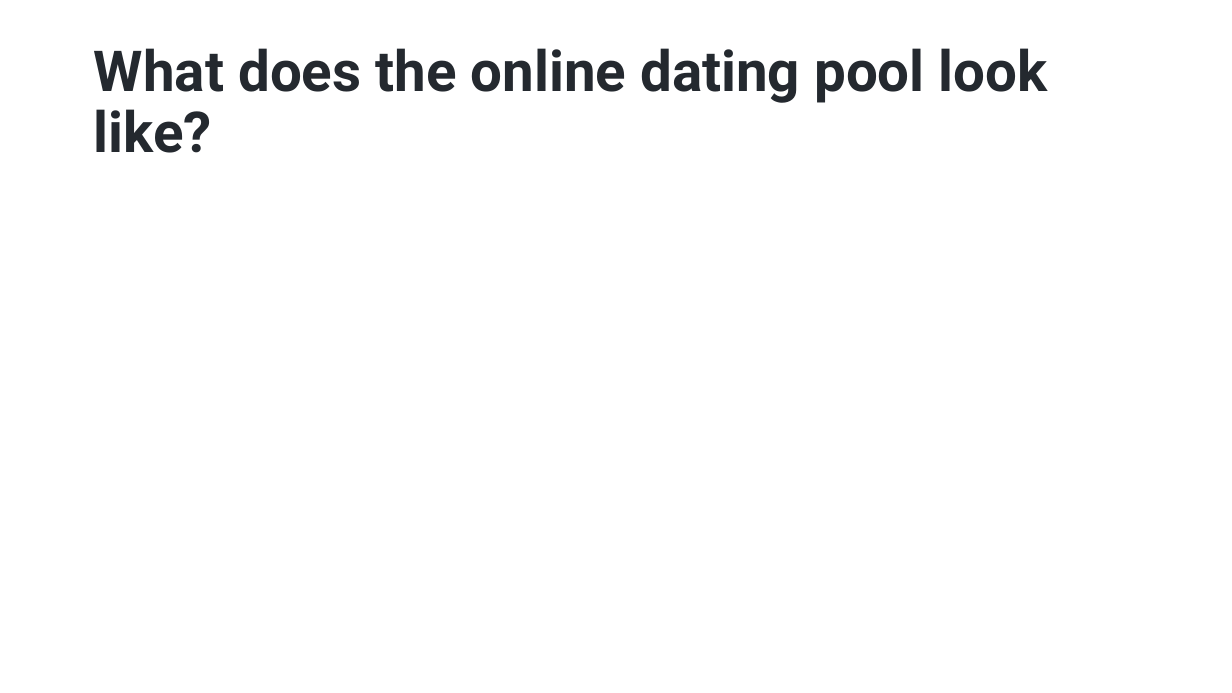
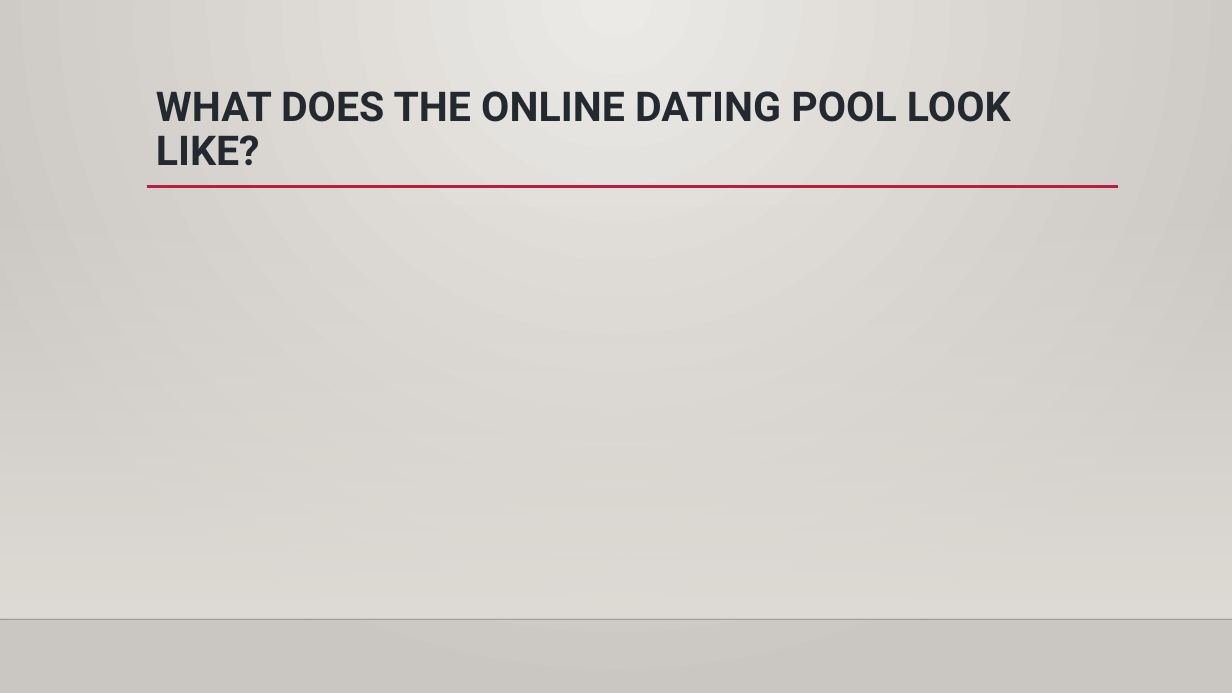
Before and after one commit to CervaRamiGomez/Exploratory_Analysis_of_Dating_Applications, a slide deck: slide 4 of Exploratory Analysis of Dating Applications.pptx. Drawn at 1232x693 pixels with LibreOffice and Linux fonts; fonts in the diff are those of the drawing; background and template pictures are left out. Boxes give left, top, right and bottom in pixels: in the first picture for what was removed or moved away, otherwise in the second. Text is boxed around its words. In the diff, an @@ line names an element or a change of style, - is before the commit and + after.

```diff
--- a/Exploratory Analysis of Dating Applications.pptx
+++ b/Exploratory Analysis of Dating Applications.pptx
@@ background #FFFFFF to gradient #ECEAE7 to #CAC7C1 @@
@@ title "WHAT DOES THE ONLINE DATING ..." at [156,91,1011,165]: vertical alignment middle to top @@
@@ title at [156,91,1011,165]: text changed; size 44 to 32 pt @@
-What does the online dating pool look like?
+WHAT DOES THE ONLINE DATING POOL LOOK LIKE?
@@ rectangle added at [0,204,1232,619], fill gradient #DFDBD5 @@
@@ line added from (147, 187) to (1118, 187), #B71E42 2.5 pt @@
@@ line added from (0, 619) to (1232, 619), #000001 1 pt @@
```
Also in this commit, not shown: 14 other slides changed, 5 slides added, 5 slides removed.
